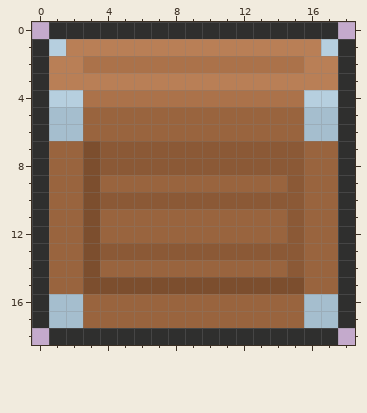
Edited in one commit: pixel-art sprite (A Castle Story/images/Box.png). That is the earlier state.
The file is 76x76 pixels, drawn in blocks of 4x4; one block is one cell here.
After the commit:
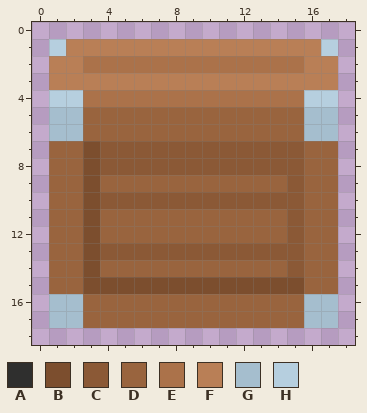
Palette (. is transparent): A #2f2f2e  B #7c4e2e  C #8b5936  D #99643e  E #ab724a  F #b97f56  G #a5bece  H #b6cfdf
Difference:
{"y":0,"x":1,"old":"AAAAAAAAAAAAAAAAA","new":"................."}
{"y":1,"x":0,"old":"A","new":"."}
{"y":1,"x":18,"old":"A","new":"."}
{"y":2,"x":0,"old":"A","new":"."}
{"y":2,"x":18,"old":"A","new":"."}
{"y":3,"x":0,"old":"A","new":"."}
{"y":3,"x":18,"old":"A","new":"."}
{"y":4,"x":0,"old":"A","new":"."}
{"y":4,"x":18,"old":"A","new":"."}
{"y":5,"x":0,"old":"A","new":"."}
{"y":5,"x":18,"old":"A","new":"."}
{"y":6,"x":0,"old":"A","new":"."}
{"y":6,"x":18,"old":"A","new":"."}
{"y":7,"x":0,"old":"A","new":"."}
{"y":7,"x":18,"old":"A","new":"."}
{"y":8,"x":0,"old":"A","new":"."}
{"y":8,"x":18,"old":"A","new":"."}
{"y":9,"x":0,"old":"A","new":"."}
{"y":9,"x":18,"old":"A","new":"."}
{"y":10,"x":0,"old":"A","new":"."}
{"y":10,"x":18,"old":"A","new":"."}
{"y":11,"x":0,"old":"A","new":"."}
{"y":11,"x":18,"old":"A","new":"."}
{"y":12,"x":0,"old":"A","new":"."}
{"y":12,"x":18,"old":"A","new":"."}
{"y":13,"x":0,"old":"A","new":"."}
{"y":13,"x":18,"old":"A","new":"."}
{"y":14,"x":0,"old":"A","new":"."}
{"y":14,"x":18,"old":"A","new":"."}
{"y":15,"x":0,"old":"A","new":"."}
{"y":15,"x":18,"old":"A","new":"."}
{"y":16,"x":0,"old":"A","new":"."}
{"y":16,"x":18,"old":"A","new":"."}
{"y":17,"x":0,"old":"A","new":"."}
{"y":17,"x":18,"old":"A","new":"."}
{"y":18,"x":1,"old":"AAAAAAAAAAAAAAAAA","new":"................."}
{"label":"erased","picture_box":[32,22,355,345]}
